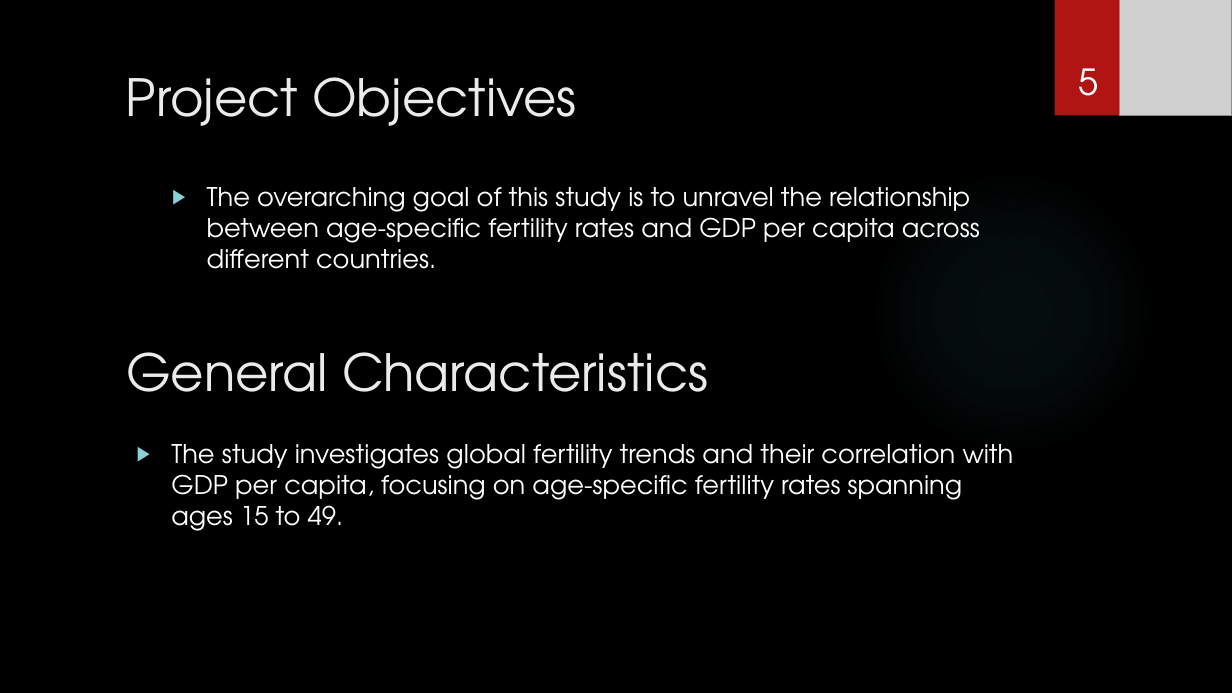
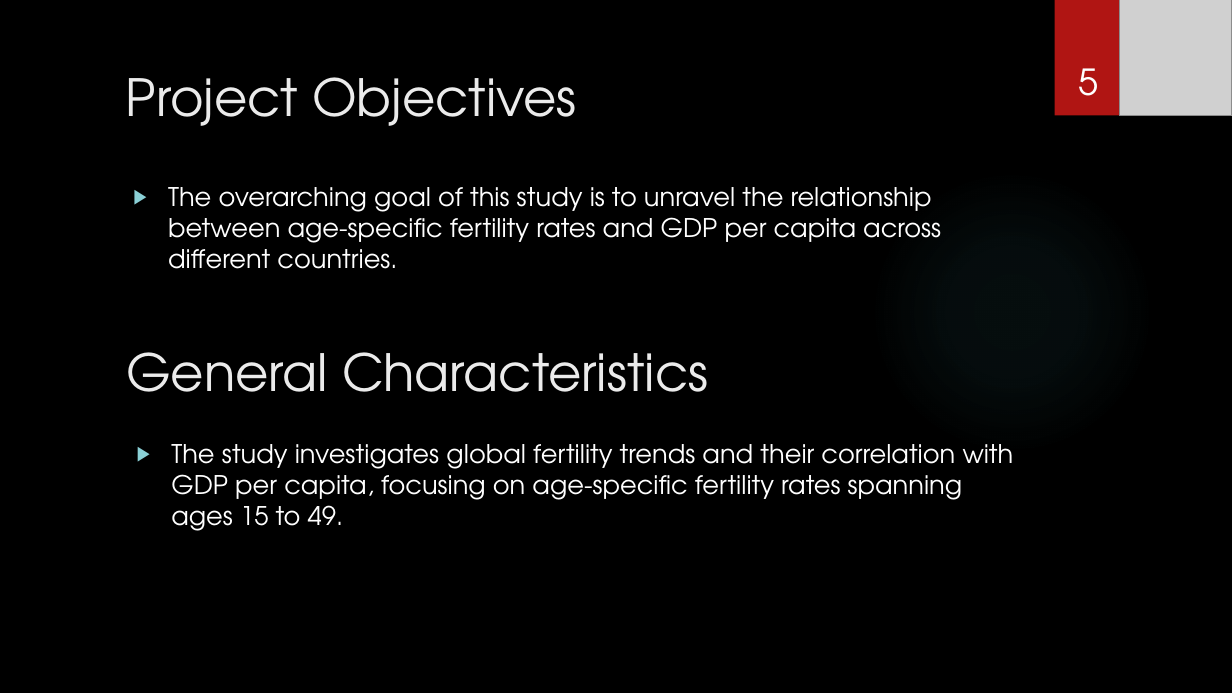
Before and after one commit to Habibi1988/The-Final-Project, a slide deck: slide 5 of Fertility Trends and Their Correlation with GDP per Capita.pptx. Drawn at 1232x693 pixels with LibreOffice and Linux fonts; fonts in the diff are those of the drawing; grey boxes stand for pictures; background and template pictures are left out. Boxes give left, top, right and bottom in pixels: in the first picture for what was removed or moved away, otherwise in the second. Text is boxed around its words. In the diff, an @@ line names an element or a change of style, - is before the commit and + after.

```diff
--- a/Fertility Trends and Their Correlation with GDP per Capita.pptx
+++ b/Fertility Trends and Their Correlation with GDP per Capita.pptx
@@ text "The overarching goal of this ...": place and size @@
-text "The overarching goal of this ..." at box(207, 187, 980, 269)
+text "The overarching goal of this ..." at box(168, 187, 941, 269)
```
Also in this commit, not shown: 5 other slides changed, 1 slide added.
